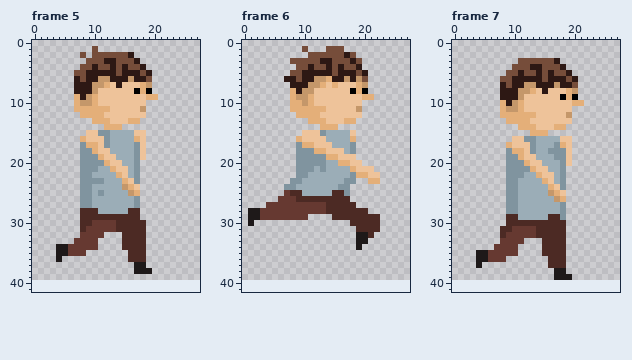
Pixel-art file: res/aseprites/Kid Run.aseprite. This is how it looked before the edit.
28x40 pixels, 7 frames. Shown: frame 5, frame 6, frame 7. The old version is drawn lined up with the new one, on the new canvas. The commit also changed other frames, which this record leaves out.
The result:
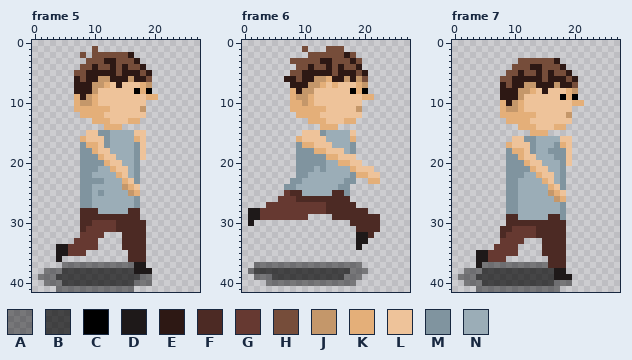
Palette (. is transparent): A #0000006b  B #000000a9  C #000000  D #1e1919  E #2d1814  F #4c2a24  G #663931  H #764d3a  J #c4976a  K #e4af79  L #eec39a  M #80949f  N #9badb7
Diff:
canvas 28x40 -> 28x42
--- frame 5
@@ x 0..27 @@
 36 ....D...........FFF.........
-37 .................DD.........
-38 .................DDD........
-39 ............................
-40 ............................
-41 ............................
+37 .....AAAAAAAAAAAADD.........
+38 ..AAABBBBBBBBBBBBDDD........
+39 .AAABBBBBBBBBBBBBBAA........
+40 ..AAABBBBBBBBBBBBAAA........
+41 ....AAAAAAAAAAAAA...........
--- frame 6
@@ x 0..27 @@
 36 ............................
-37 ............................
-38 ............................
-39 ............................
-40 ............................
+37 ..AAAAAAAAAAAAAAAAAA........
+38 .ABBBBBBBBBBBBBBBBAAA.......
+39 ..AAABBBBBBBBBBBBAAA........
+40 ....AAAAAAAAAAAAAAA.........
 41 ............................
--- frame 7
@@ x 0..27 @@
 36 ....DDGGG.......FFF.........
-37 ....D...........FFF.........
-38 .................DD.........
-39 .................DDD........
-40 ............................
-41 ............................
+37 ....DAAAAAAAAAAAFFF.........
+38 ..AAABBBBBBBBBBBBDD.........
+39 .AAABBBBBBBBBBBBBDDD........
+40 ..AAABBBBBBBBBBBBAAA........
+41 ....AAAAAAAAAAAAAA..........
